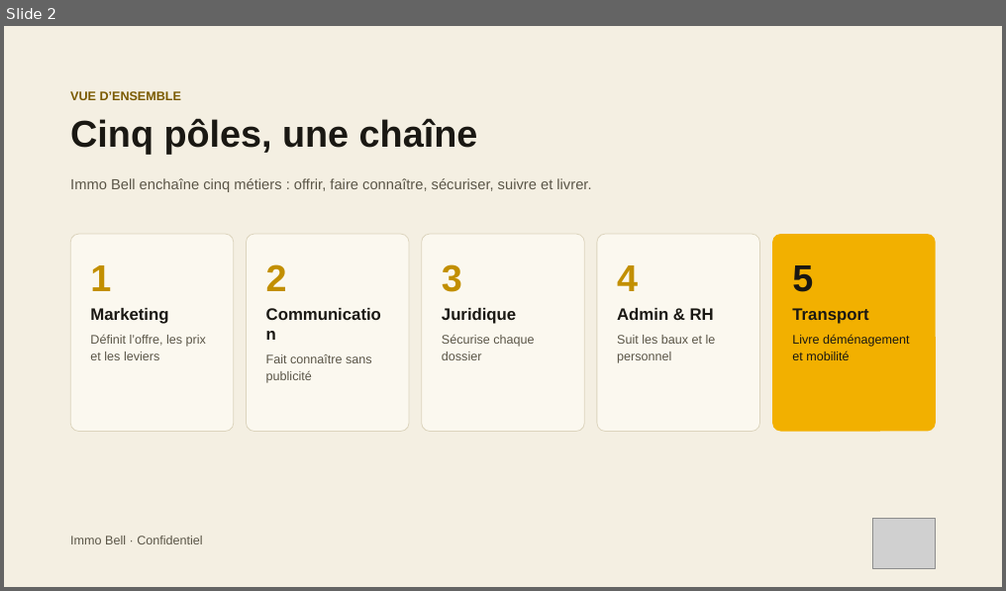
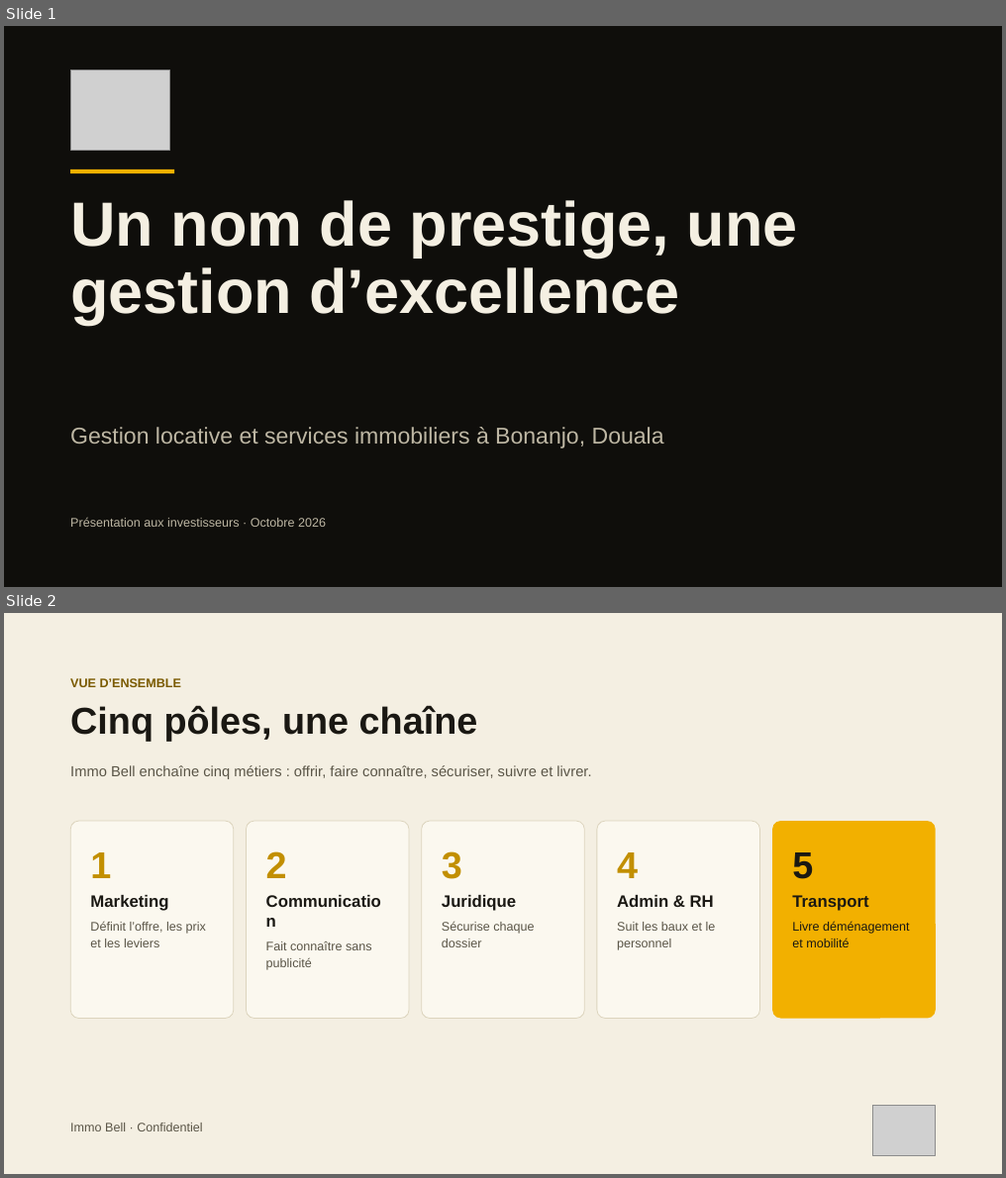
Before and after one commit to bbaf07/Immo-Bell, a slide deck: docs/rapports/Presentation-ImmoBell-Complete.pptx. Shown one above the other, each under a label of ours: slide 2 before the commit, slides 1 and 2 after it. The pictures are 1006x591 and 1006x1178 pixels, drawn with LibreOffice and Linux fonts; fonts in the diff are those of the drawing; grey boxes stand for pictures. Boxes give left, top, right and bottom in pixels: in the first picture for what was removed or moved away, otherwise in the second. Text is boxed around its words. In the diff, an @@ line names an element or a change of style, - is before the commit and + after.

```diff
--- a/docs/rapports/Presentation-ImmoBell-Complete.pptx
+++ b/docs/rapports/Presentation-ImmoBell-Complete.pptx
@@ slide 1 added at (x1=4, y1=26, x2=1002, y2=587), background #0F0E0B @@
@@ picture added at (x1=70, y1=70, x2=169, y2=150) @@
@@ rectangle added at (x1=70, y1=170, x2=174, y2=174), fill #F2B000 @@
@@ text added at (x1=70, y1=200, x2=798, y2=324), 60 pt, text #F4EFE2, bold @@
+Un nom de prestige, une gestion d’excellence
@@ text added at (x1=70, y1=427, x2=664, y2=449), 22 pt, text #BDB6A3 @@
+Gestion locative et services immobiliers à Bonanjo, Douala
@@ text added at (x1=70, y1=517, x2=326, y2=527), 12 pt, text #BDB6A3 @@
+Présentation aux investisseurs · Octobre 2026
```
Also in this commit, not shown: 1 slide removed, 2 other files.
